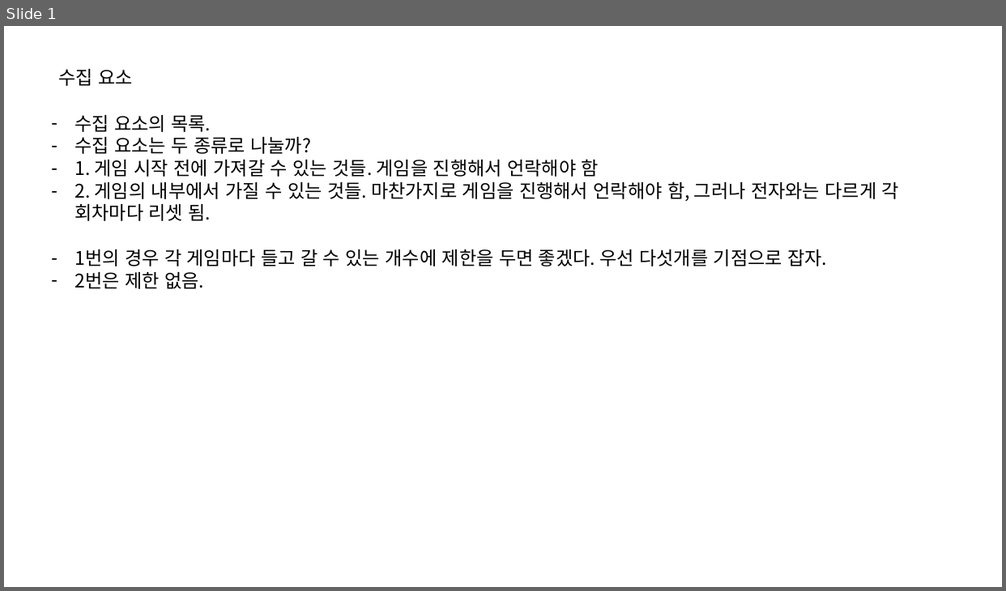
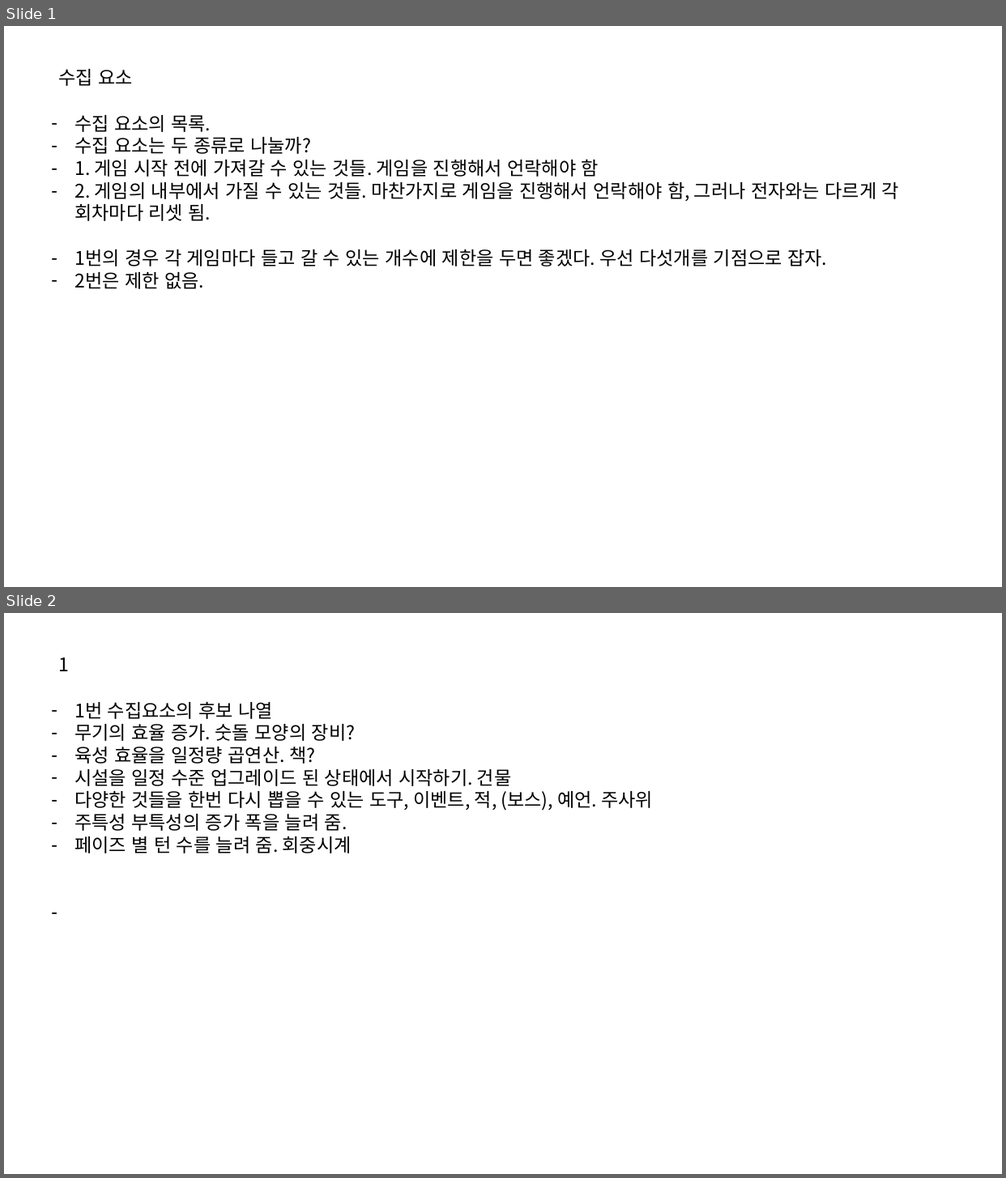
Before and after one commit to IdfKLeh/capstone, a slide deck: 수집요소.pptx. Shown one above the other, each under a label of ours: slide 1 before the commit, slides 1 and 2 after it. The pictures are 1006x591 and 1006x1178 pixels, drawn with LibreOffice and Linux fonts; fonts in the diff are those of the drawing. Boxes give left, top, right and bottom in pixels: in the first picture for what was removed or moved away, otherwise in the second. Text is boxed around its words. In the diff, an @@ line names an element or a change of style, - is before the commit and + after.

```diff
--- a/수집요소.pptx
+++ b/수집요소.pptx
@@ slide 2 added at [4,613,1002,1174], background #FFFFFF @@
@@ text added at [58,658,69,671], 18 pt, text #000000 @@
+1
@@ text added at [74,701,653,854], 18 pt, text #000000 @@
+– 1번 수집요소의 후보 나열
+– 무기의 효율 증가. 숫돌 모양의 장비?
+– 육성 효율을 일정량 곱연산. 책?
+– 시설을 일정 수준 업그레이드 된 상태에서 시작하기. 건물
+– 다양한 것들을 한번 다시 뽑을 수 있는 도구, 이벤트, 적, (보스), 예언. 주사위
+– 주특성 부특성의 증가 폭을 늘려 줌.
+– 페이즈 별 턴 수를 늘려 줌. 회중시계
```
Also in this commit, not shown: 2 slides changed, 5 other files.
